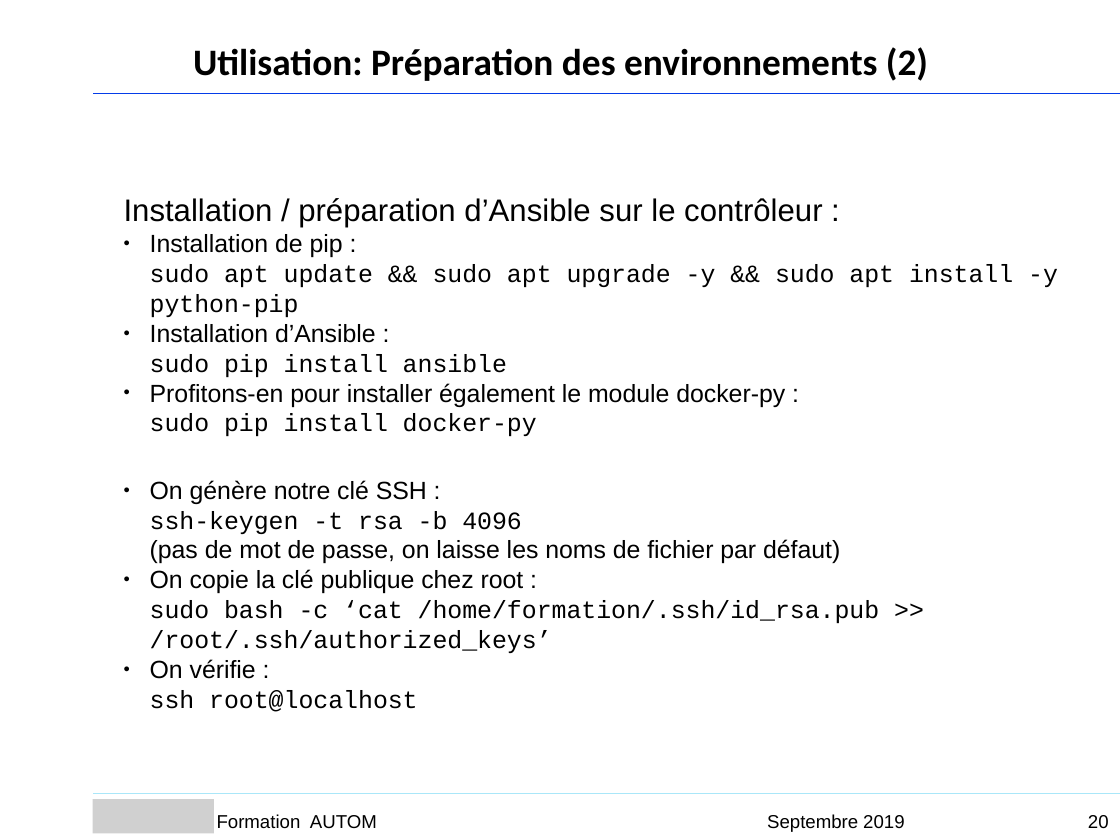
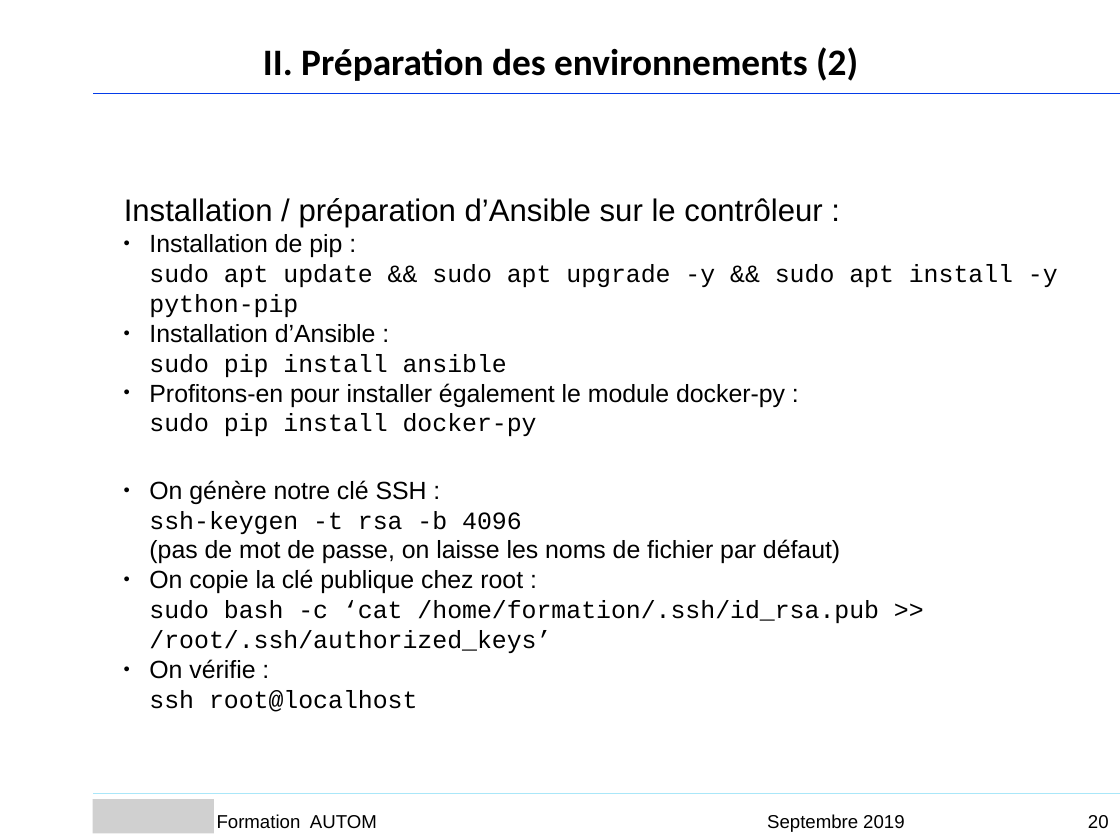
Before and after one commit to Sputnik93/cours_ansible, a slide deck: slide 18 of Ansible_support_cours_AGO.ppt. Drawn at 1120x840 pixels with LibreOffice and Linux fonts; fonts in the diff are those of the drawing; grey boxes stand for pictures; background and template pictures are left out. Boxes give left, top, right and bottom in pixels: in the first picture for what was removed or moved away, otherwise in the second. Text is boxed around its words. In the diff, an @@ line names an element or a change of style, - is before the commit and + after.

```diff
--- a/Ansible_support_cours_AGO.ppt
+++ b/Ansible_support_cours_AGO.ppt
@@ text at (263, 47, 858, 81): text changed @@
-Utilisation: Préparation des environnements (2)
+II. Préparation des environnements (2)
```
Also in this commit, not shown: 32 other slides changed, 1 slide removed.
